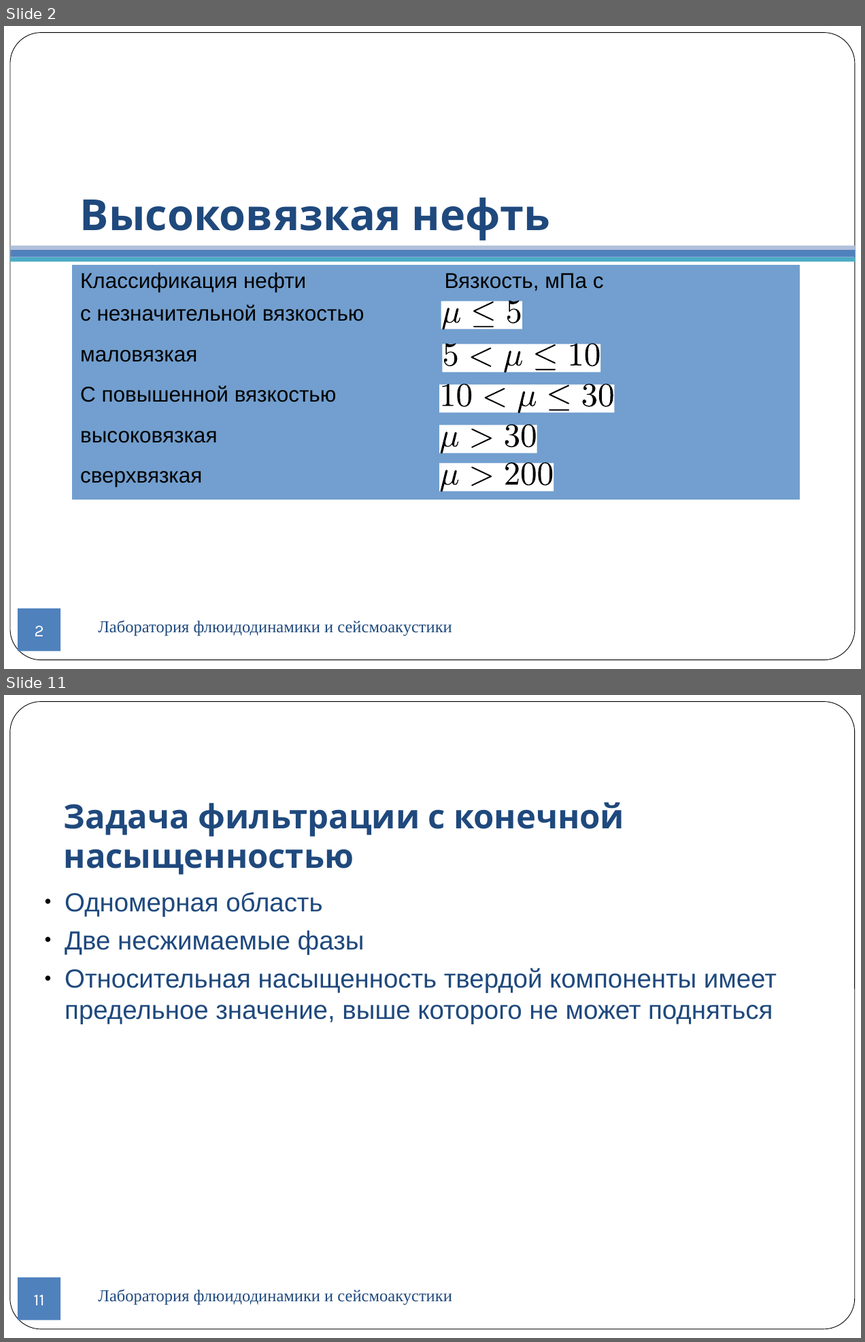
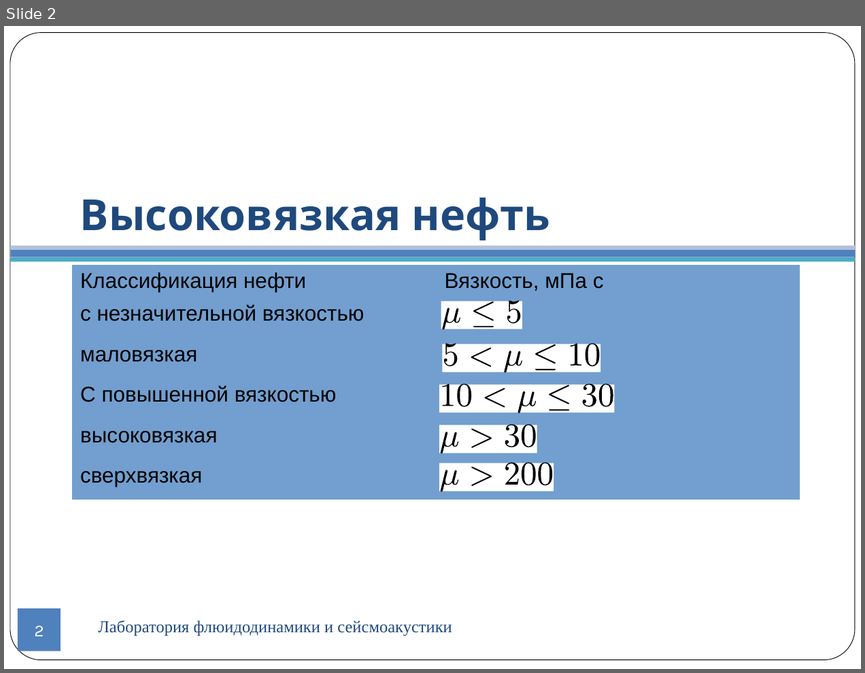
Before and after one commit to CompMathGroup/sagd, a slide deck: doc/Presentation.odp. Shown one above the other, each under a label of ours: slides 2 and 11 before the commit, slide 2 after it; the slides between them are not shown. The pictures are 865x1342 and 865x673 pixels, drawn with LibreOffice and Linux fonts; fonts in the diff are those of the drawing; background and template pictures are left out. Boxes give left, top, right and bottom in pixels: in the first picture for what was removed or moved away, otherwise in the second. Text is boxed around its words. In the diff, an @@ line names an element or a change of style, - is before the commit and + after.

```diff
--- a/doc/Presentation.odp
+++ b/doc/Presentation.odp
@@ slide 11 removed at (4, 695, 861, 1338), background #FFFFFF; not listed: 1 template element that a slide beside it also shows @@
@@ text removed at (64, 802, 624, 875) @@
-Задача фильтрации с конечной насыщенностью
@@ text removed at (65, 892, 776, 1024) @@
-● Одномерная область
-● Две несжимаемые фазы
-● Относительная насыщенность твердой компоненты имеет предельное значение, выше которого не может подняться
@@ page number removed at (18, 1277, 60, 1320) @@
-11
@@ page number removed at (33, 1294, 44, 1305) @@
-11
@@ text removed at (98, 1289, 451, 1305) @@
-Лаборатория флюидодинамики и сейсмоакустики
```
Also in this commit, not shown: 15 slides changed, 3 slides added, 1 other slide removed, 2 other files.
